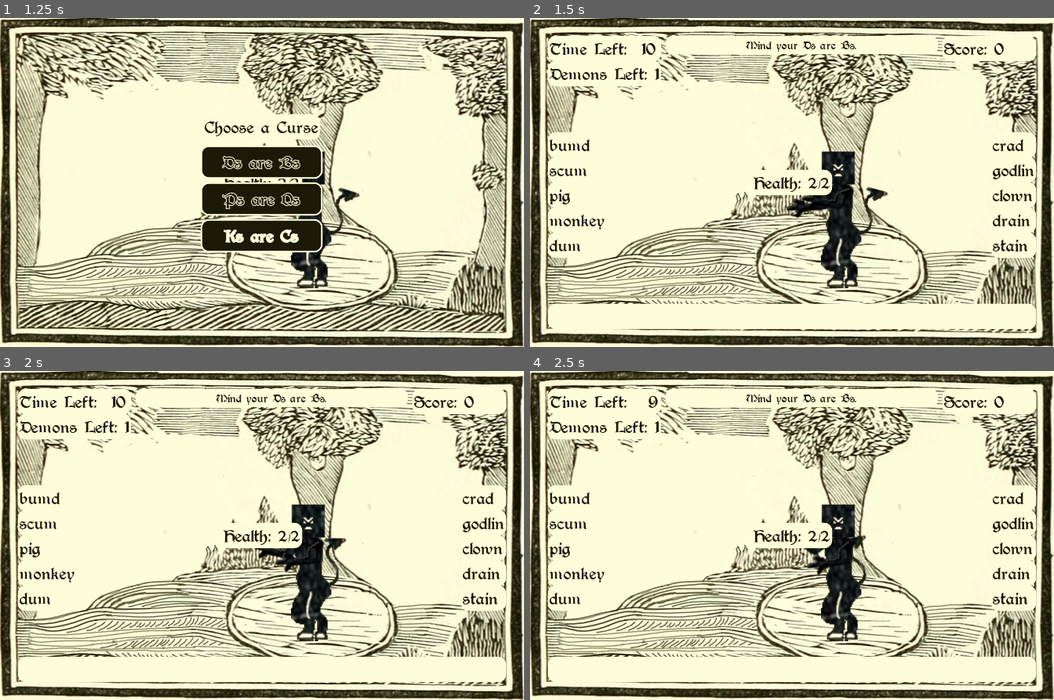
Above: before the commit, frames 1-4 (two rows, left to right).
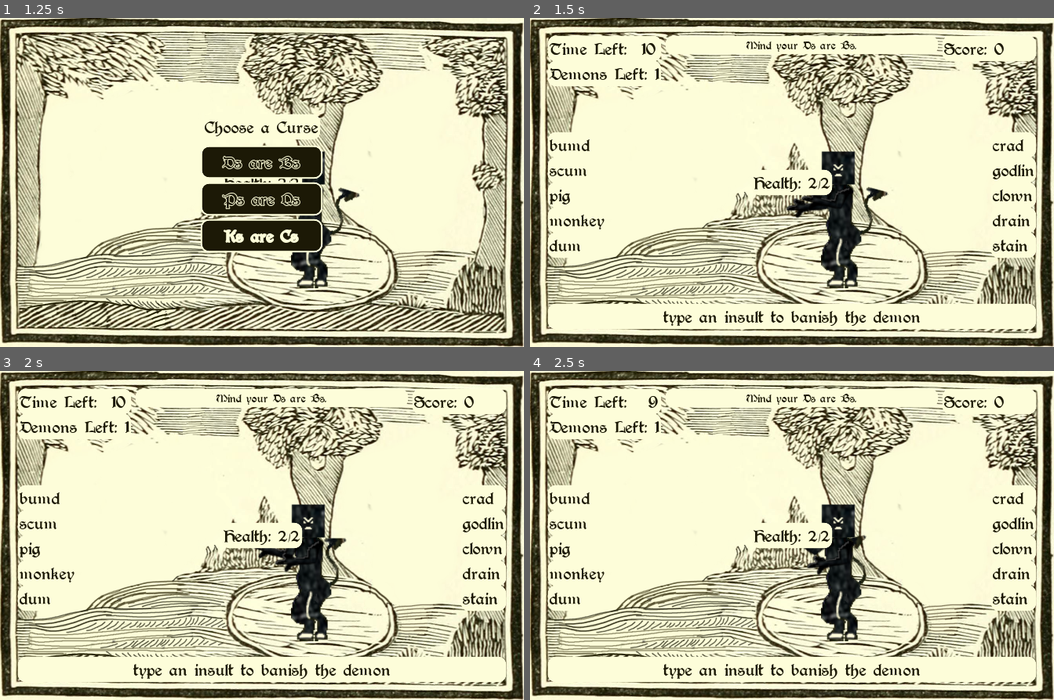
Above: after the commit, the same moments.

Repository: hoodscott/psareqs
Game: Godot game, scene res://scenes/Game.tscn
The game is run twice, just before and just after one commit, with the same random seed, the same clock (stepped at 60 frames per second) and the same inputs.
Inputs:
- Up to frame 1 (1.25 s): click "Start Game" at 0.5 s
- Up to frame 2 (1.5 s): click "Ds are Bs" at 1.25 s
- Up to frame 3 (2 s): no input
- Up to frame 4 (2.5 s): tap Enter at 2 s; tap Z at 2.1 s

Frame 1 is identical in both runs. In frame 2, 0.7% of the frame differs, in the area x 25-75%, y 89-94%; in frame 3, 0.7%; in frame 4, 0.7%.

Commit message:
Moves text files in root to docs folder

Diff:
--- a/scenes/Game.tscn
+++ b/scenes/Game.tscn
@@ -160,6 +160,7 @@
 margin_top = 342.0
 margin_right = 618.0
 margin_bottom = 370.0
+text = "type an insult to banish the demon"
 align = 1
 
 [node name="CenterContainer" type="CenterContainer" parent="CanvasLayer"]
Not shown, added: docs/devlog.txt
Renamed: sources.txt -> docs/sources.txt
